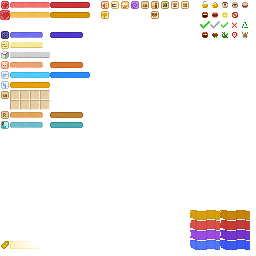
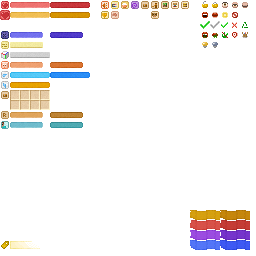
Layered file, before and after one edit (256 × 256). Changes by layer:
added layer "暗灯" above "亮灯" over (212, 42, 218, 48)
added layer "亮灯" above "脑子" over (202, 42, 208, 48)
added layer "脑子" above "无敌" over (111, 11, 119, 19)
